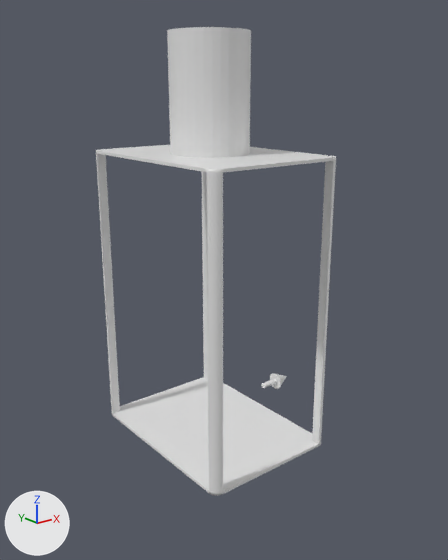
Renders of the Blender file assets/robot.blend from each side of a commit.
Rendered twice from a camera (50 mm lens) standing at (-0.388, -0.507, 0.38) and looking at (0.014, -0.004, 0.179). Lighting does not change. The marker at lower left points along +X, +Y and +Z.
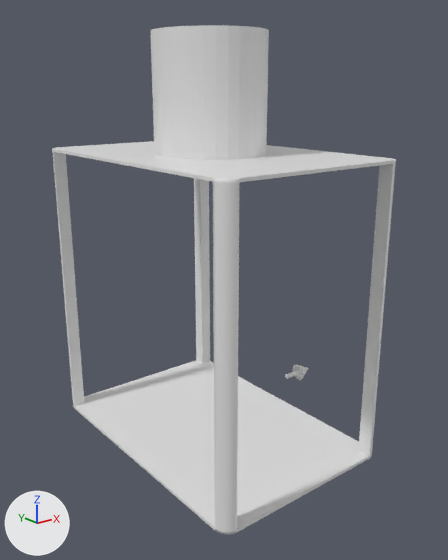
Commit message: update robot model

Pixel boxes [x1, y1, x2, y2] of what changed, in the pictures (448 x 560 px; the box of a moved part takes in the faces that stretch with it):
'Cube', reshaped (43% wider, 9% taller): before [96, 27, 336, 496]; after [52, 25, 396, 535]
part 1 of me_cube, moved or reshaped: before [270, 373, 287, 389]; after [293, 365, 309, 380]
part 2 of me_cube, moved or reshaped: before [262, 379, 277, 388]; after [285, 370, 300, 379]
part 3 of me_cube, moved or reshaped: before [96, 145, 336, 496]; after [52, 141, 396, 535]
part 4 of me_cube, added: after [150, 25, 269, 160]
part 5 of me_cube, deleted: before [167, 27, 251, 158]

What changed in the scene script:
```text
Change me_cube:
    where me_cube.from_pydata(...)  # 313 vertices, 225 faces; spans x -0.077..0.119, y -0.105..0.105, z 0.002..0.43
    used by ob_cube; location = (0.0, 0.0, 0.0)
    me_cube part 1: the loose piece of 33 vertices spanning x 0.099..0.119, y -0.01..0.01, z 0.02..0.04 is moved by (0.04, 0.0, 0.0)
    me_cube part 2: the loose piece of 64 vertices spanning x 0.079..0.099, y -0.003..0.003, z 0.027..0.033 is moved by (0.04, 0.0, 0.0)
    me_cube part 3: the loose piece of 152 vertices spanning x -0.077..0.077, y -0.105..0.105, z 0.002..0.315 is scaled about its middle by (1.36, 1.48, 1)
    me_cube part 4: a new loose piece, a 32-sided cylinder along z spanning x -0.055..0.055, y -0.059..0.059, z 0.315..0.43, in mat_material (white #e7e7e7)
    me_cube part 5: the loose piece of 64 vertices spanning x -0.04..0.04, y -0.04..0.04, z 0.315..0.43 is deleted
```
